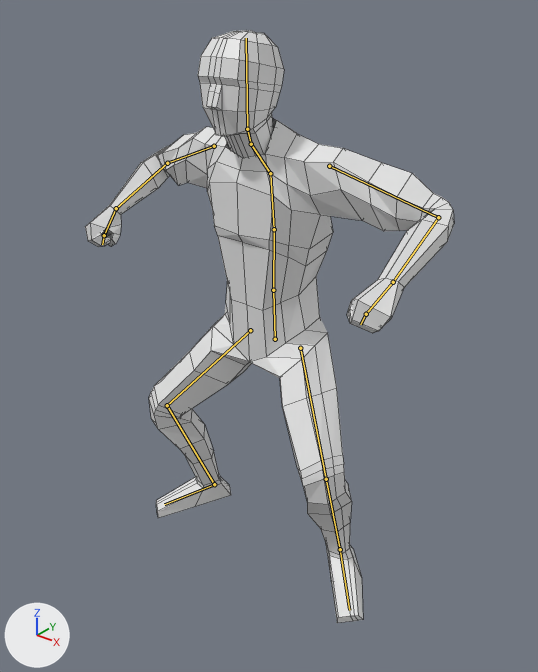
An edit to the Blender file blender/IAS人物模型.blend, drawn before and after from the same camera.
Both versions are drawn from a camera (50 mm lens) standing at (1.345, -1.695, 2.165) and looking at (0.045, -0.07, 1.158). Arrows for +X, +Y and +Z are at lower left; the lights stay in place. The older version comes first. Both versions are drawn at frame 17 of the action 'jump'; the numbers are the values there. The bones that bend it are drawn over the model as lines. Mesh edges are drawn as thin lines.

The first picture shows 'Body'.
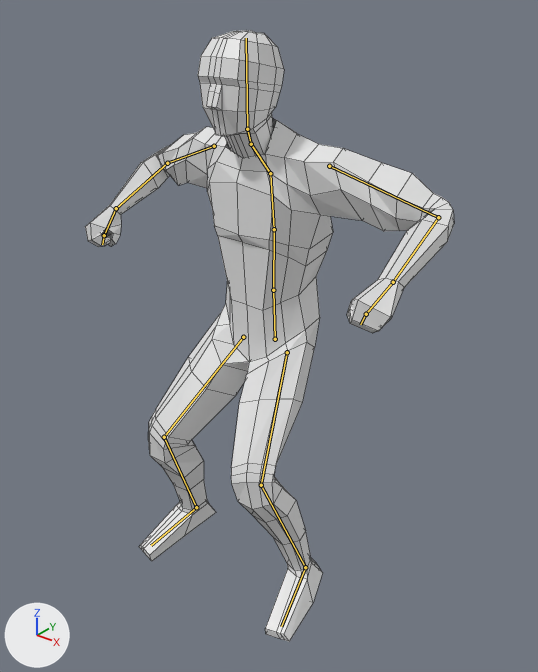
Commit message: 更新: character.glb(含 jump 动画) + player.gd(攻击方向判定注释等) + 人物/马匹 .blend

Boxes [x1, y1, x2, y2] around the edits, measured in the pictures (538 x 672 px):
```json
{"object": "Body", "change": "posed", "before": [85, 30, 454, 623], "after": [85, 30, 454, 641]}
{"bone": "LeftUpperLeg", "before": "(300, 348) to (326, 479)", "after": "(287, 352) to (261, 485)"}
{"bone": "RightUpperLeg", "before": "(250, 330) to (167, 405)", "after": "(243, 337) to (164, 437)"}
```

Edits to the scene script, one JSON object a line:
```json
{"block": "bone_leftupperleg", "where": "bone_leftupperleg = bpy.data.objects['Armature'].pose.bones['LeftUpperLeg']  # child of 'Hips'"}
{"op": "set", "path": "bone_leftupperleg.location", "old": "(0.0, 0.0, 0.0)", "new": "(0.051, 0.0, -0.014)"}
{"op": "set", "path": "bone_leftupperleg.rotation_quaternion", "old": "(0.865, 0.161, -0.362, -0.308)", "new": "(0.923, 0.065, -0.133, -0.356)", "note": "degrees (36, -32, -50) -> degrees (13, -12, -43)"}
{"block": "bone_rightupperleg", "where": "bone_rightupperleg = bpy.data.objects['Armature'].pose.bones['RightUpperLeg']  # child of 'Hips'"}
{"op": "set", "path": "bone_rightupperleg.location", "old": "(0.0, 0.0, 0.0)", "new": "(-0.051, 0.0, -0.014)"}
{"op": "set", "path": "bone_rightupperleg.rotation_quaternion", "old": "(0.865, 0.161, 0.362, 0.308)", "new": "(0.923, 0.065, 0.133, 0.356)", "note": "degrees (36, 32, 50) -> degrees (13, 12, 43)"}
```
